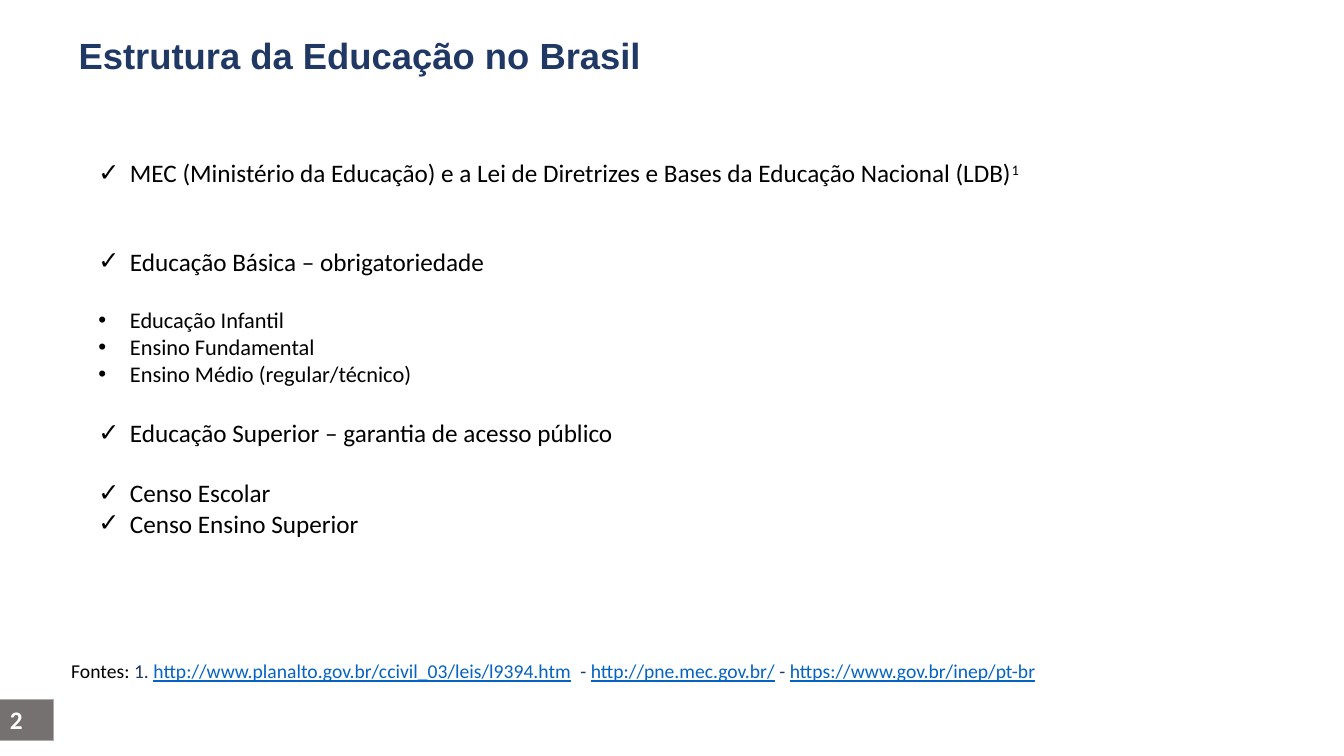
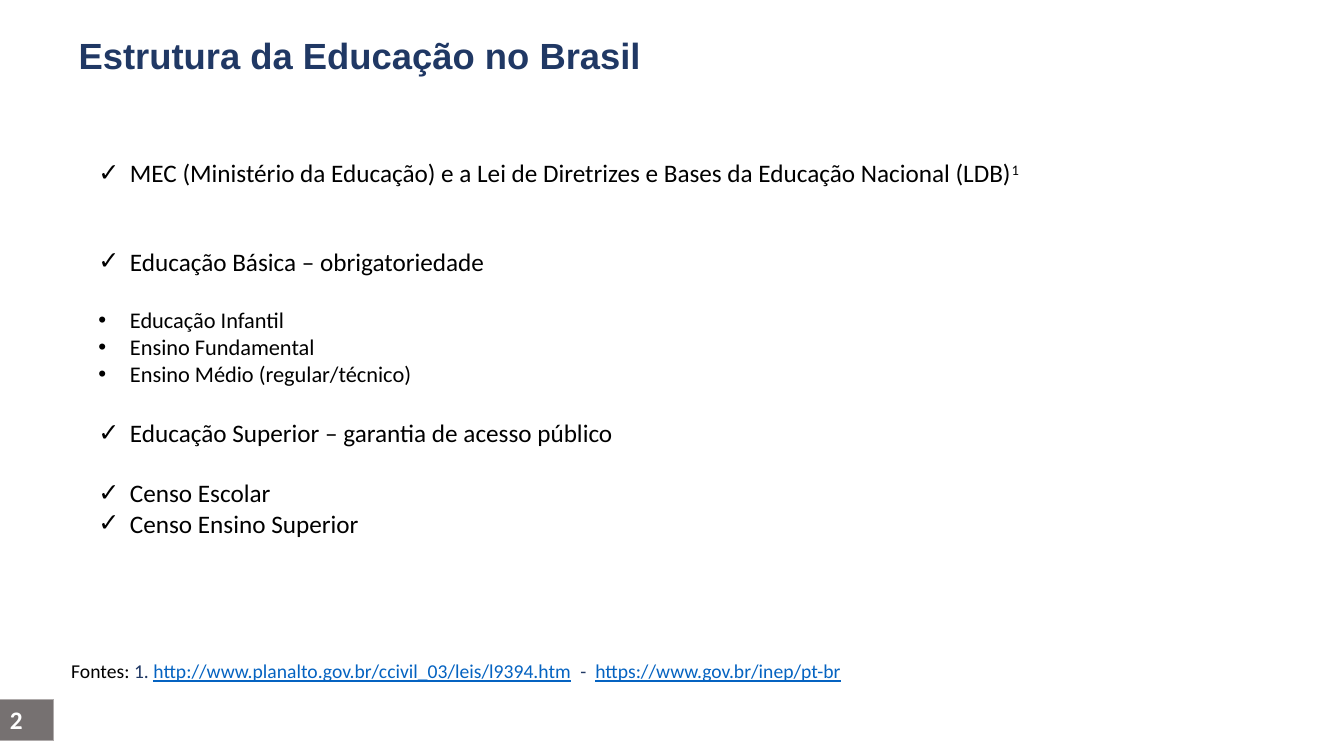
Before and after one commit to FZamberlam/BlueShiftAcademyPI, a slide deck: slide 2 of Documentacao/Apresentação_Final.pptx. Drawn at 1344x756 pixels with LibreOffice and Linux fonts; fonts in the diff are those of the drawing; background and template pictures are left out. Boxes give left, top, right and bottom in pixels: in the first picture for what was removed or moved away, otherwise in the second. Text is boxed around its words. In the diff, an @@ line names an element or a change of style, - is before the commit and + after.

```diff
--- a/Documentacao/Apresentação_Final.pptx
+++ b/Documentacao/Apresentação_Final.pptx
@@ text at [71, 664, 840, 682]: text changed @@
-Fontes: 1. http://www.planalto.gov.br/ccivil_03/leis/l9394.htm - http://pne.mec.gov.br/ - https://www.gov.br/inep/pt-br
+Fontes: 1. http://www.planalto.gov.br/ccivil_03/leis/l9394.htm - https://www.gov.br/inep/pt-br
```
